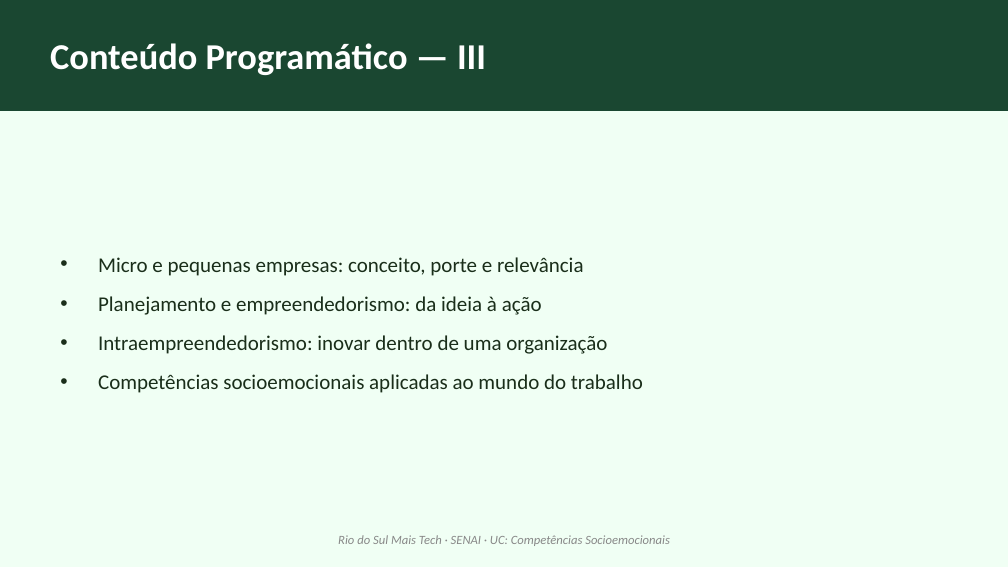
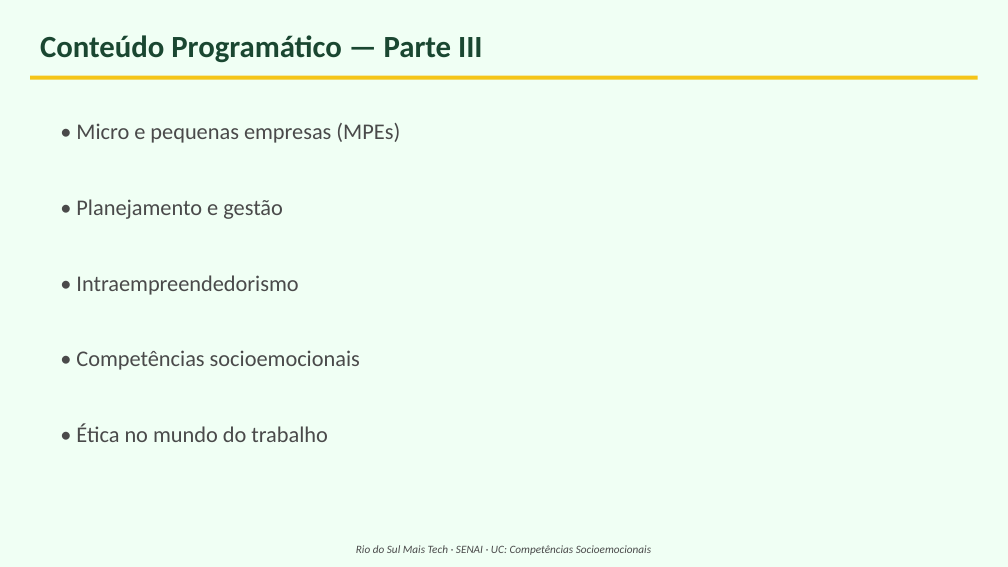
Before and after one commit to Gelvazio/professor-senai, a slide deck: slide 11 of sistema/FICHA-PRODUTO-MAIS-TECH/CompetenciasSocioemocionaisEmpreendedorismo/Slides_Competencias_Socioemocionais_Empreendedorismo.pptx. Drawn at 1008x567 pixels with LibreOffice and Linux fonts; fonts in the diff are those of the drawing. Boxes give left, top, right and bottom in pixels: in the first picture for what was removed or moved away, otherwise in the second. Text is boxed around its words. In the diff, an @@ line names an element or a change of style, - is before the commit and + after.

```diff
--- a/sistema/FICHA-PRODUTO-MAIS-TECH/CompetenciasSocioemocionaisEmpreendedorismo/Slides_Competencias_Socioemocionais_Empreendedorismo.pptx
+++ b/sistema/FICHA-PRODUTO-MAIS-TECH/CompetenciasSocioemocionaisEmpreendedorismo/Slides_Competencias_Socioemocionais_Empreendedorismo.pptx
@@ text at <box>40,35,483,63</box>: text changed; size 26 to 22 pt; text colour #FFFFFF to #1A4731 @@
-Conteúdo Programático — III
+Conteúdo Programático — Parte III
@@ rectangle: place and size @@
-rectangle at <box>0,0,1008,111</box>
+rectangle at <box>30,76,978,80</box>
@@ rectangle at <box>30,76,978,80</box>: fill #1A4731 to #F5C518 @@
@@ text at <box>76,123,400,143</box>: text changed; size 15 to 16 pt; text colour #1A2E1A to #4A4A4A @@
-• Micro e pequenas empresas: conceito, porte e relevância
-• Planejamento e empreendedorismo: da ideia à ação
-• Intraempreendedorismo: inovar dentro de uma organização
-• Competências socioemocionais aplicadas ao mundo do trabalho
+• Micro e pequenas empresas (MPEs)
@@ text added at <box>76,199,283,219</box>, 16 pt, text #4A4A4A @@
+• Planejamento e gestão
@@ text added at <box>76,275,298,295</box>, 16 pt, text #4A4A4A @@
+• Intraempreendedorismo
@@ text added at <box>76,350,360,370</box>, 16 pt, text #4A4A4A @@
+• Competências socioemocionais
@@ text added at <box>76,423,328,442</box>, 16 pt, text #4A4A4A @@
+• Ética no mundo do trabalho
@@ text "Rio do Sul Mais Tech ...": place and size @@
-text "Rio do Sul Mais Tech ..." at <box>338,535,670,546</box>
+text "Rio do Sul Mais Tech ..." at <box>356,545,651,555</box>
@@ text "Rio do Sul Mais Tech ..." at <box>356,545,651,555</box>: size 9 to 8 pt, text colour #888888 to #4A4A4A @@
```
Also in this commit, not shown: 13 other slides changed, 26 slides added, 16 slides removed.
